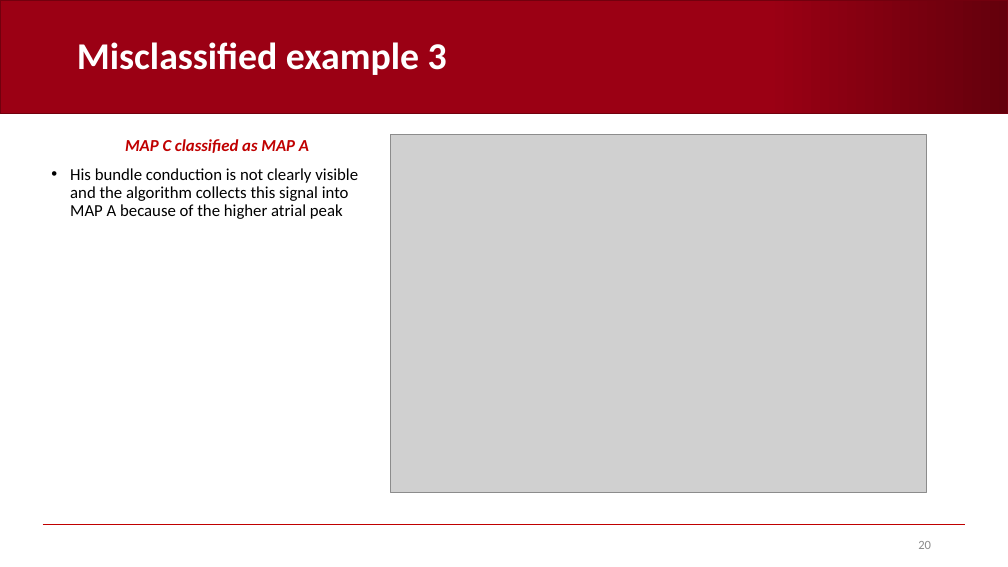
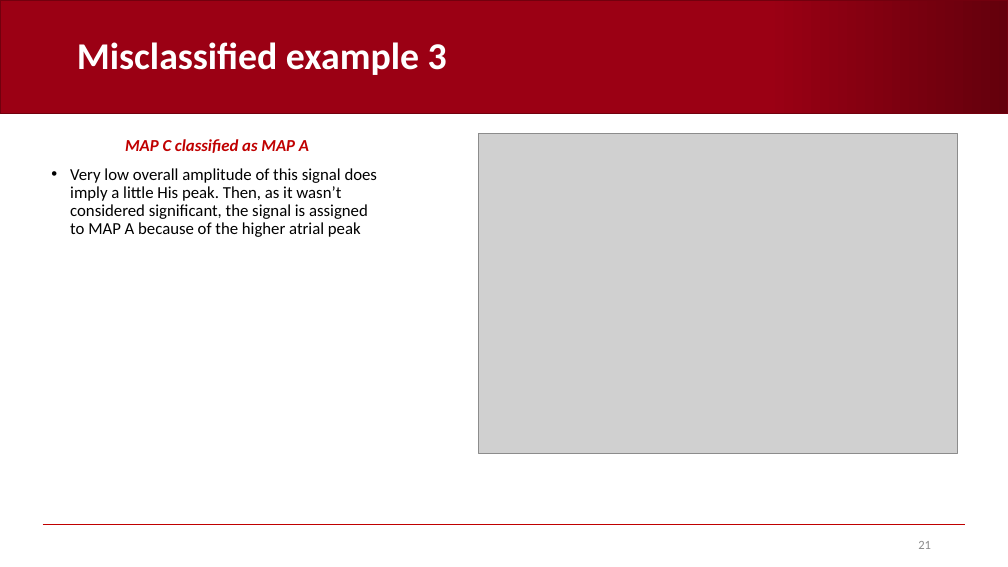
Before and after one commit to AndreaCorrado00/Tesi_magistrale_Corrado_Andrea, a slide deck: slide 21 of Documentation/5. Heuristic classifier strategy B.pptx (slide 20 before the commit). Drawn at 1008x567 pixels with LibreOffice and Linux fonts; fonts in the diff are those of the drawing; grey boxes stand for pictures; background and template pictures are left out. Boxes give left, top, right and bottom in pixels: in the first picture for what was removed or moved away, otherwise in the second. Text is boxed around its words. In the diff, an @@ line names an element or a change of style, - is before the commit and + after.

```diff
--- a/Documentation/5. Heuristic classifier strategy B.pptx
+++ b/Documentation/5. Heuristic classifier strategy B.pptx
@@ picture: place and size @@
-picture at [391,135,927,492]
+picture at [479,134,958,453]
@@ text at [70,168,378,237]: text changed @@
-• His bundle conduction is not clearly visible and the algorithm collects this signal into MAP A because of the higher atrial peak
+• Very low overall amplitude of this signal does imply a little His peak. Then, as it wasn’t considered significant, the signal is assigned to MAP A because of the higher atrial peak
@@ page number at [918,541,931,549]: text changed @@
-20
+21
```
Also in this commit, not shown: 12 other slides changed, 2 slides added, 1 slide removed, 10 other files.
